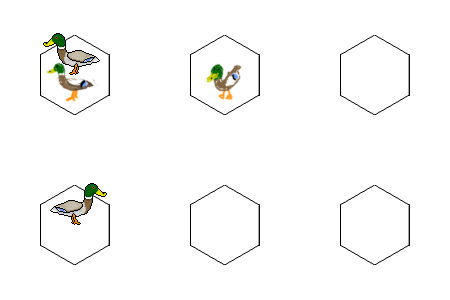
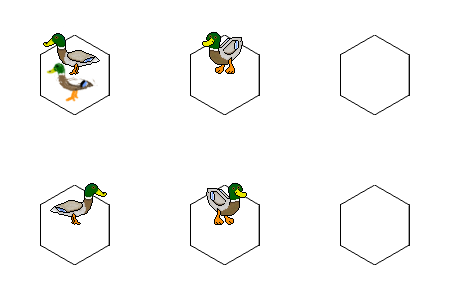
Layer changes from the first 450px x 300px image to the second:
moved "Block colour" out of group "Pixelduck", painted on it over [72, 31, 247, 225]
removed group "Bottom left" (7 layers) over [206, 63, 242, 101]
renamed "Details #1" to "Bottom left", hid it, moved it out of group "Bottom left", painted on it over [205, 44, 241, 82]
removed layer "beak" from group "Bottom left" over [206, 71, 220, 83]
removed layer "head" from group "Bottom left" over [210, 63, 224, 81]
removed layer "wing" from group "Bottom left" over [221, 71, 240, 87]
removed layer "body" from group "Bottom left" over [212, 64, 242, 92]
removed layer "front leg" from group "Bottom left" over [224, 86, 234, 101]
removed layer "backleg" from group "Bottom left" over [218, 87, 227, 100]
